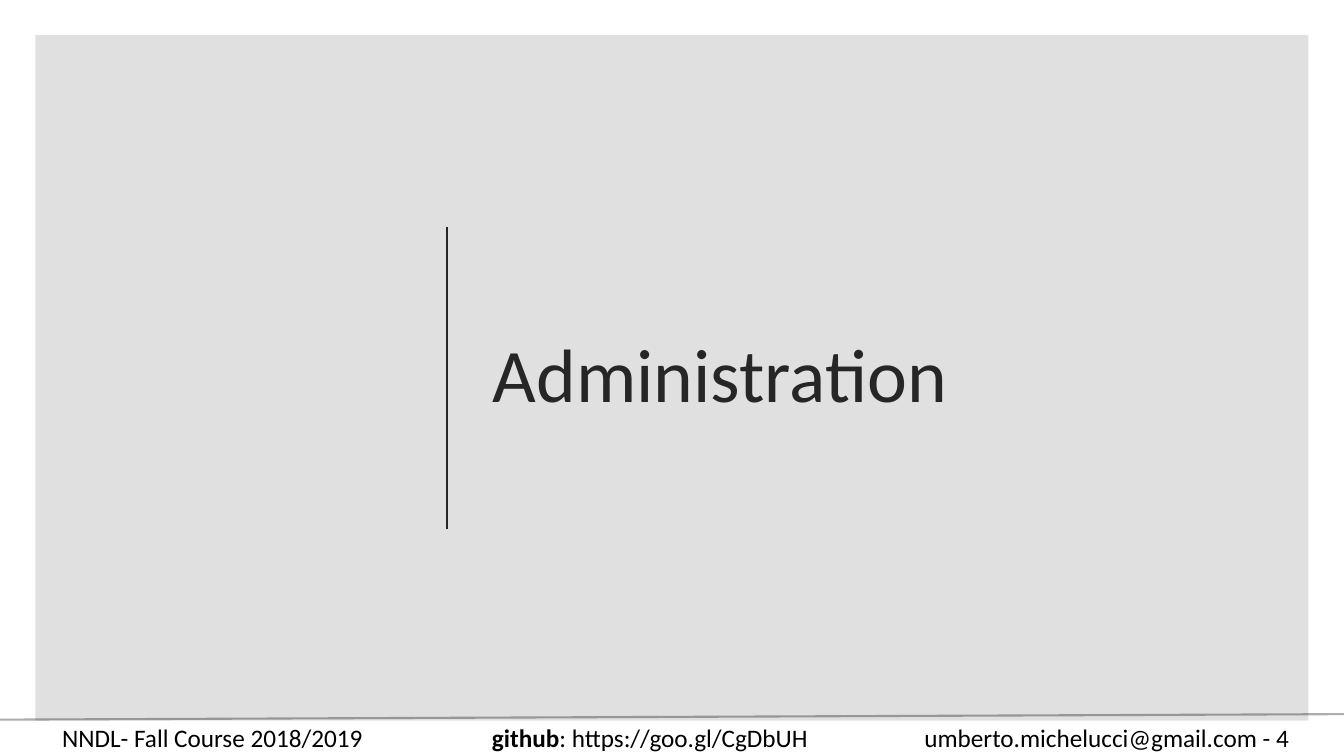
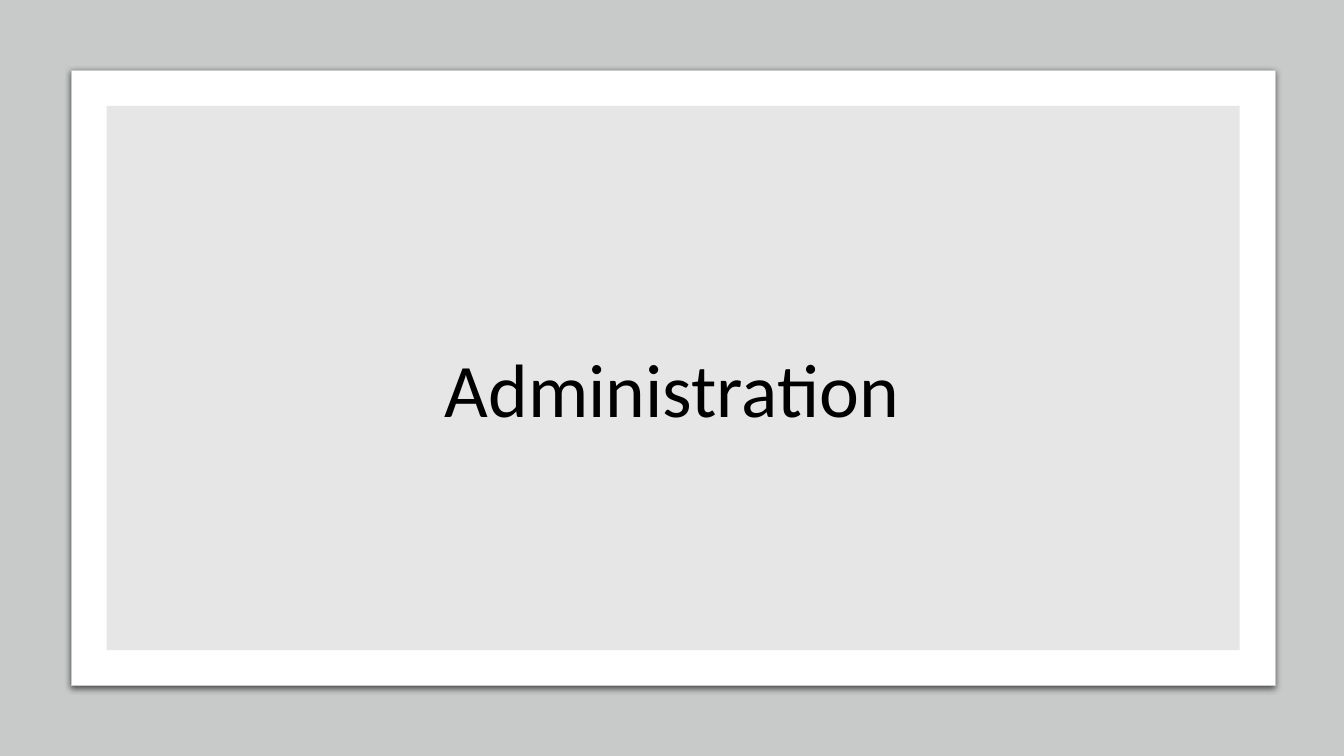
Before and after one commit to toelt-llc/COURSE-zhaw-dlcourse-spring2019, a slide deck: slide 6 of Week 1 - Mathematic introduction/NNDL - Fall 18 Week 1 - Administration and basics.pptx (slide 4 before the commit). Drawn at 1344x756 pixels with LibreOffice and Linux fonts; fonts in the diff are those of the drawing. Boxes give left, top, right and bottom in pixels: in the first picture for what was removed or moved away, otherwise in the second. Text is boxed around its words. In the diff, an @@ line names an element or a change of style, - is before the commit and + after.

Commit message:
Working on the admin slides. Added some content.

```diff
--- a/Week 1 - Mathematic introduction/NNDL - Fall 18 Week 1 - Administration and basics.pptx
+++ b/Week 1 - Mathematic introduction/NNDL - Fall 18 Week 1 - Administration and basics.pptx
@@ rectangle: place and size @@
-rectangle at box(35, 35, 1309, 721)
+rectangle at box(0, 0, 1344, 756)
@@ rectangle at box(0, 0, 1344, 756): fill #000000 at 12% opacity to #C8CACA @@
@@ rounded rectangle added at box(72, 71, 1275, 686), fill #FFFFFF, outline #C8CACA 0.75 pt @@
@@ rectangle added at box(107, 106, 1240, 650), fill #E7E6E6 @@
@@ title "Administration": place and size @@
-title "Administration" at box(493, 349, 947, 403)
+title "Administration" at box(445, 364, 899, 418)
@@ title "Administration" at box(445, 364, 899, 418): text colour #262626 to #000000; alignment left to centre; vertical alignment middle to bottom @@
@@ line removed from (448, 227) to (448, 529) @@
@@ text removed at box(62, 729, 363, 748) @@
-NNDL- Fall Course 2018/2019
@@ text removed at box(492, 729, 808, 752) @@
-github: https://goo.gl/CgDbUH
@@ text removed at box(924, 729, 1289, 752) @@
-umberto.michelucci@gmail.com - 4
```
Also in this commit, not shown: 5 other slides changed, 3 slides added, 2 slides removed.
